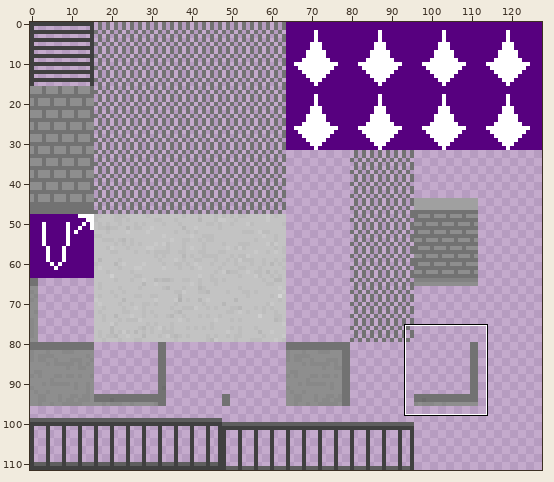
A sprite sheet gets an edit: main/resources/worlds/Catwalk_tilesheet.png. Above: a wide view before the commit, with the close-up outlined.
Close-up. First the earlier version:
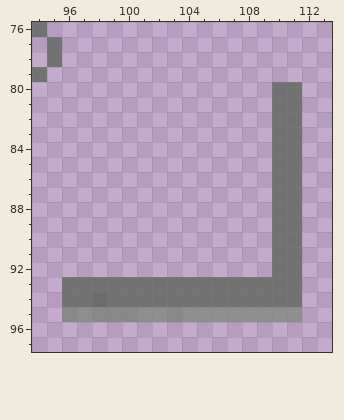
The file is 128x112 pixels. Colours within 5 levels of each other are drawn and written as one. Shown: x 94..113, y 76..97. The commit also changed other parts of the picture, which this record leaves out.
After the commit:
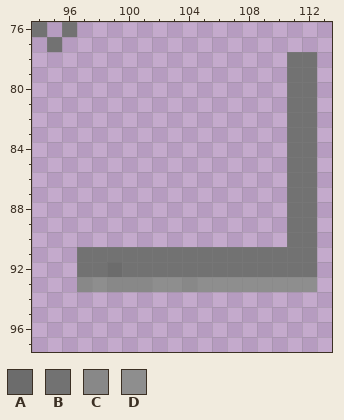
Palette (. is transparent): A #6c6c6c  B #727272  C #888888  D #8e8e8e
The edit:
y 76: x 96 . -> B
y 78: x 95 B -> .; x 111..112 .. -> BB
y 79: x 94 B -> .; x 111..112 .. -> BB
y 80..90: x 110 B -> .; x 112 . -> B
y 91: x 97..109 ............. -> BBBBBBBBBBBBB; x 112 . -> B
y 92: x 97..109 ............. -> BBABBBBBBBBBB; x 112 . -> B
y 93: x 96..112 BBBBBBBBBBBBBBBB. -> .CDCCCDDCDDDDDDDD
y 94: x 96..111 BBABBBBBBBBBBBBB -> ................
y 95: x 96..111 CDCCCDDCDDDDDDDD -> ................
Pixel boxes of the changes (left, top, right, bottom) in both close-ups:
changed: (32, 22, 317, 322)
